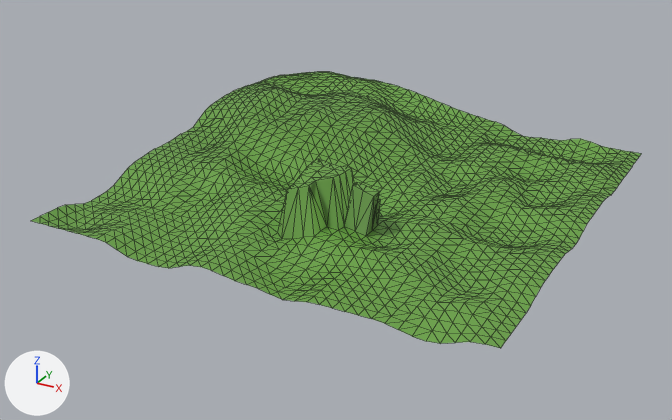
The FBX model Assets/Ground.fbx: old version first, new version second.
One viewpoint serves both versions: a 50 mm camera at (0.438, -0.857, 0.319) aimed at (-0.016, -0.032, -0.094). The axes (+X, +Y, +Z) are drawn at lower left. The lights are the same throughout. Mesh edges are drawn as thin lines. Where no turn or scale is listed for an object, it has been applied to the vertices.

Before the edit, the objects in view are built like this:
```python
me_mesh = bpy.data.meshes.new('Mesh')
me_mesh.from_pydata(...)  # 1698 vertices, 3234 faces; spans x -0.25..0.25, y -0.25..0.25, z -0.015..0.061
me_mesh.materials.append(mat_lambert2)  # green #69a143
ob_pplane1 = bpy.data.objects.new('pPlane1', me_mesh)
ob_pplane1.location = (0.0, 0.0, -0.0715)
```
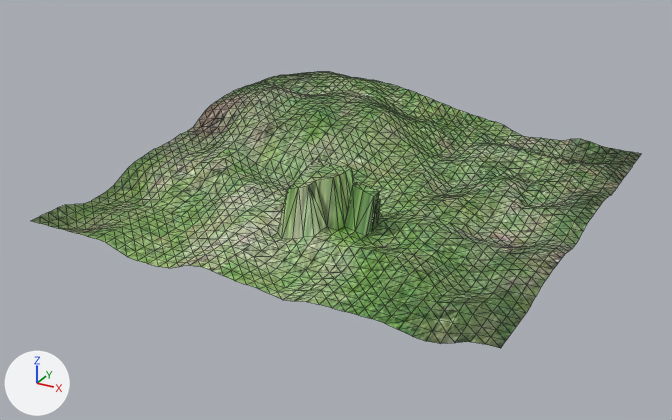
Commit message: Ground.jpg:地面にテクスチャを張って、変化をついかした。

What the commit changed:
Picture 'Ground.jpg' (img_ground_jpg) is new.
Material 'lambert4' (mat_lambert4) is new.
Its texture is img_ground_jpg.
me_mesh has 1698 vertices, 3234 faces and spans x -0.25..0.25, y -0.25..0.25, z -0.015..0.061.
me_mesh no longer uses material mat_lambert2 (green #69a143).
me_mesh now uses material mat_lambert4 (picture img_ground_jpg).

Location of each change, (x1, y1, x2, y2) in pixels of the pictures (672 x 420 px):
'pPlane1', recoloured: (31, 72, 641, 348) in both
